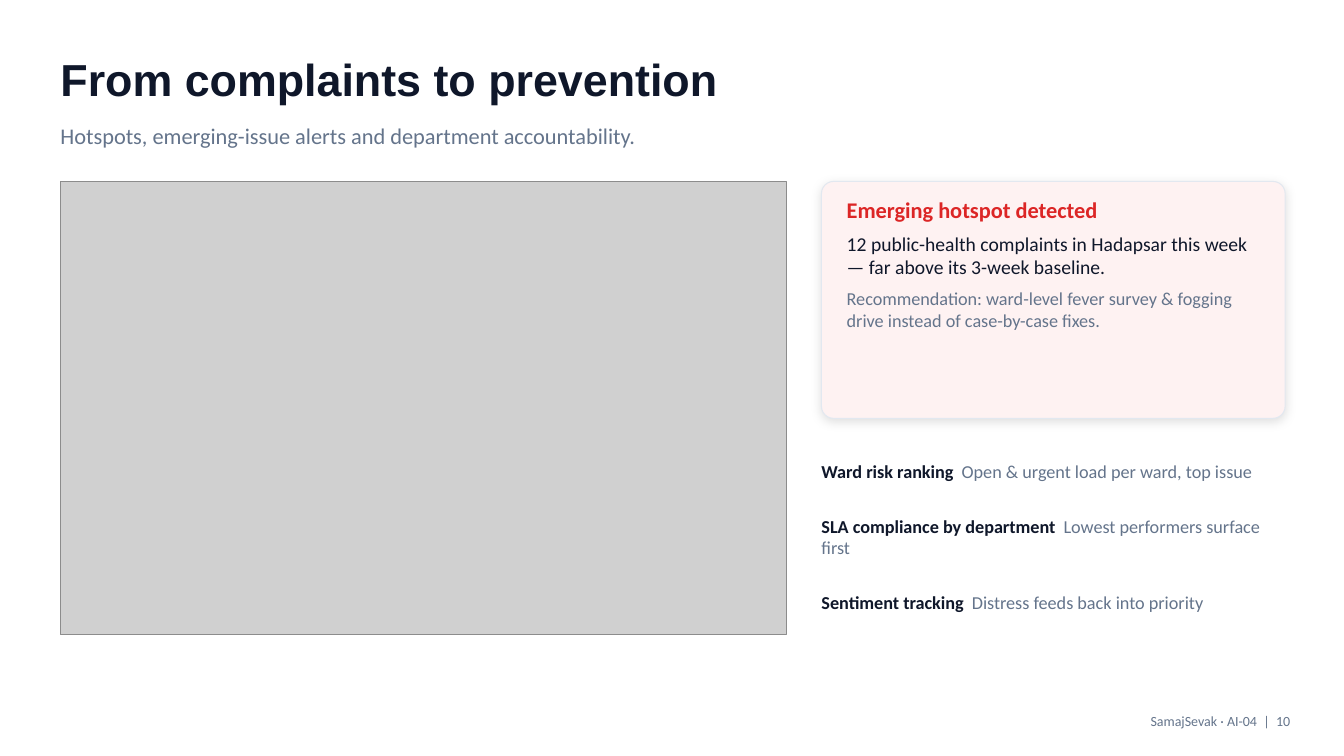
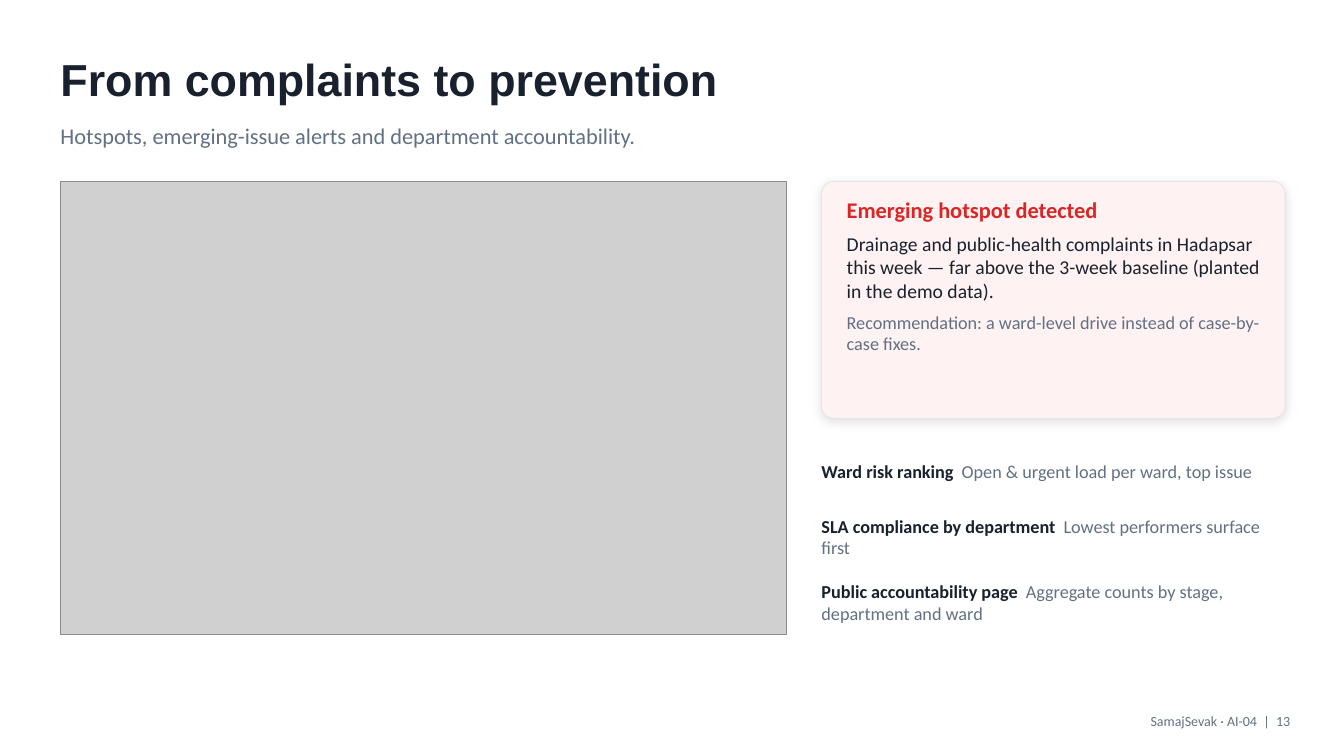
Before and after one commit to Saikarpe/SamajSevak, a slide deck: slide 13 of docs/SamajSevak_Hack2Ignite_AI-04.pptx (slide 10 before the commit). Drawn at 1344x756 pixels with LibreOffice and Linux fonts; fonts in the diff are those of the drawing; grey boxes stand for pictures. Boxes give left, top, right and bottom in pixels: in the first picture for what was removed or moved away, otherwise in the second. Text is boxed around its words. In the diff, an @@ line names an element or a change of style, - is before the commit and + after.

```diff
--- a/docs/SamajSevak_Hack2Ignite_AI-04.pptx
+++ b/docs/SamajSevak_Hack2Ignite_AI-04.pptx
@@ rounded rectangle at box(822, 181, 1286, 418): outline #E2E8F0 0.75 pt to #E3E7ED 0.75 pt @@
@@ text at box(847, 237, 1260, 350): text changed; size 13 to 14 pt; text colour #64748B to #18212D @@
-12 public-health complaints in Hadapsar this week — far above its 3-week baseline.
-Recommendation: ward-level fever survey & fogging drive instead of case-by-case fixes.
+Drainage and public-health complaints in Hadapsar this week — far above the 3-week baseline (planted in the demo data).
+Recommendation: a ward-level drive instead of case-by-case fixes.
@@ text at box(821, 585, 1223, 623): text changed; text colour #64748B to #627084 @@
-Sentiment tracking Distress feeds back into priority
+Public accountability page Aggregate counts by stage, department and ward
@@ text at box(1151, 716, 1290, 729): text changed; text colour #64748B to #627084 @@
-SamajSevak · AI-04 | 10
+SamajSevak · AI-04 | 13
```
Also in this commit, not shown: 10 other slides changed, 5 slides added, 2 slides removed, 51 other files.
